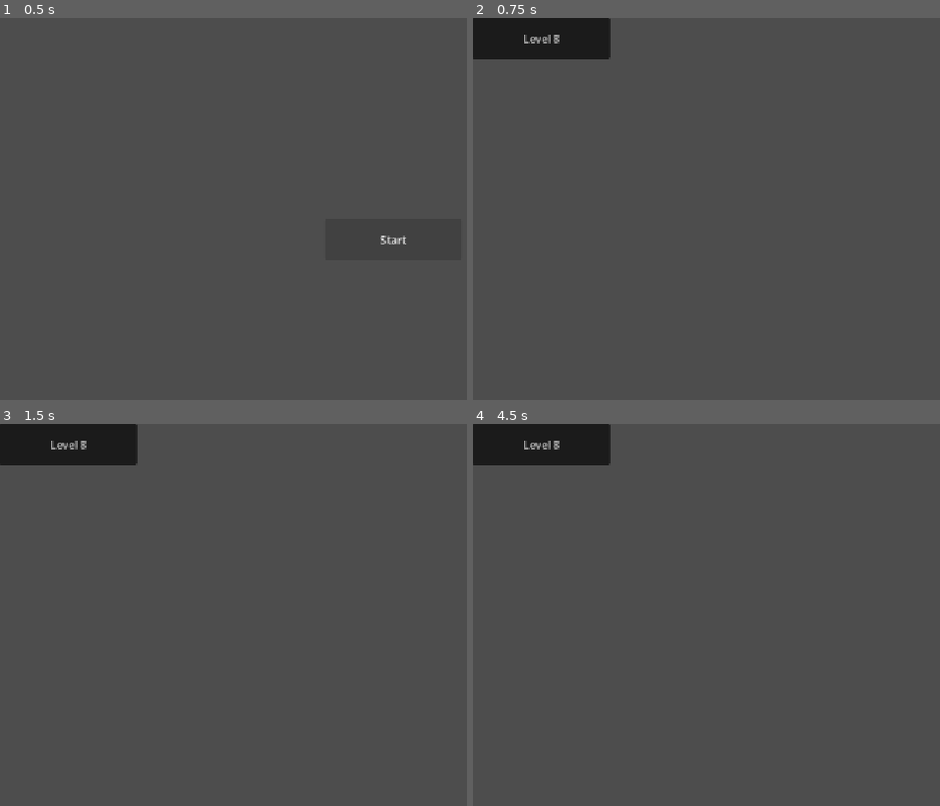
Above: before the commit, frames 1-4 (two rows, left to right).
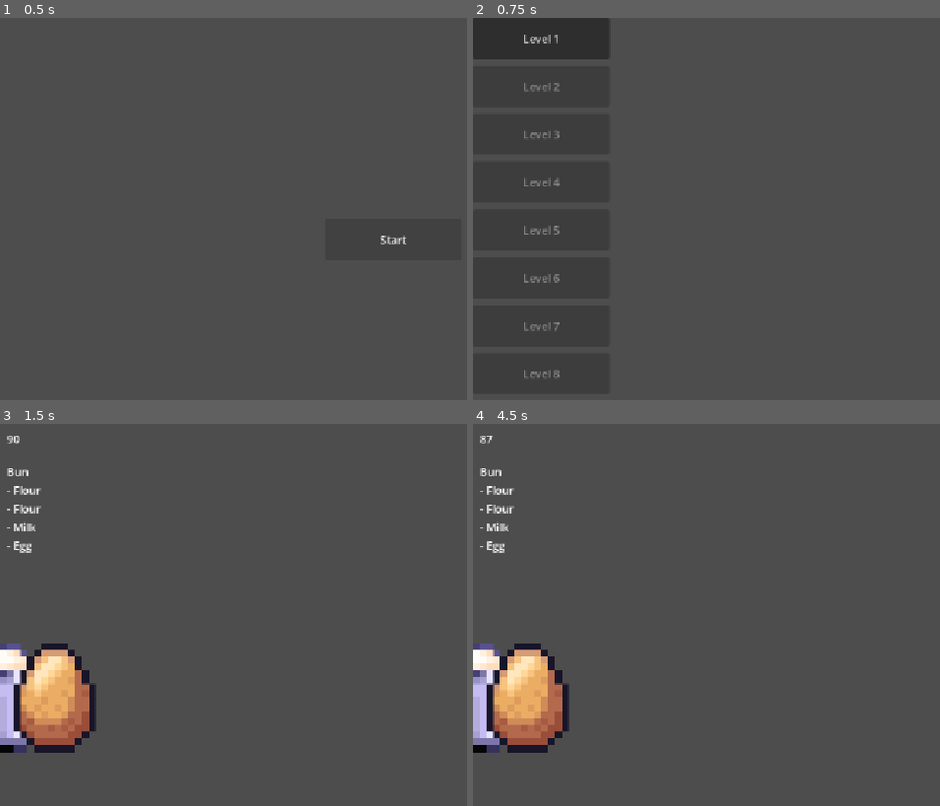
Above: after the commit, the same moments.

Repository: Krisha052/sweet-treat
Game: Godot game, scene res://scenes/main.tscn
The game is run twice, just before and just after one commit, with the same random seed, the same clock (stepped at 60 frames per second) and the same inputs.
Inputs (mouse positions are in pixels of both pictures, inside the frame that each line leads up to):
- Up to frame 1 (0.5 s): no input
- Up to frame 2 (0.75 s): click "Start" at 0.5 s
- Up to frame 3 (1.5 s): click "Level 1" at 1.25 s
- Up to frame 4 (4.5 s): click (543, 443) at 2 s, where only the run before the commit has a clickable "Level 1"; click (543, 443) at 2.75 s, where only the run before the commit has a clickable "Level 1"; tap Enter at 3.5 s; move the mouse to (outside the picture) at 3.52 s; click (outside the picture) at 3.67 s; tap Space at 4.25 s; move the mouse to (711, 668) at 4.27 s; click (711, 668) at 4.42 s

Frame 1 is identical in both runs. In frame 2, 0.4% of the frame differs, in the area x 0-30%, y 0-95%; in frame 3, 8.8%, in the area x 0-30%, y 0-87%; in frame 4, 8.8%.

Commit message:
Fix level_select layout: buttons were all stacked at (0,0)
Root cause: _populate() called add_child(btn) on the root Control node,
which has no automatic layout — every button landed at position (0, 0).
Only the topmost (Level 8, index 7) was interactive, and it was disabled
(SaveManager.is_level_unlocked(7) = false), so nothing happened on tap.

Fix:
- level_select.tscn: add VBoxContainer child (full-rect anchors so it
  fills the screen, alignment=CENTER so the button group is vertically
  centered, separation=10 for spacing between buttons).
- level_select.gd: add @onready _list = $VBoxContainer; change
  add_child(btn) to _list.add_child(btn).

Expected visual layout after fix:
- 8 buttons stacked vertically, centered on screen
- Each button stretches to screen width, min height 60px, 10px gap
- "Level 1" is enabled (normal appearance, tappable)
- "Level 2" through "Level 8" are disabled (grayed out, not tappable)
- Tapping Level 1 transitions to level_base.tscn and starts the level

Co-Authored-By: Claude Sonnet 4.6 <noreply@anthropic.com>

Diff:
--- a/scenes/ui/level_select.tscn
+++ b/scenes/ui/level_select.tscn
@@ -15,3 +15,9 @@
 script = ExtResource("1_lvls")
 level_configs = Array[LevelConfig]([ExtResource("2_lvls"), ExtResource("3_lvls"), ExtResource("4_lvls"), ExtResource("5_lvls"), ExtResource("6_lvls"), ExtResource("7_lvls"), ExtResource("8_lvls"), ExtResource("9_lvls")])
 level_button_scene = ExtResource("10_lvls")
+
+[node name="VBoxContainer" type="VBoxContainer" parent="."]
+anchor_right = 1.0
+anchor_bottom = 1.0
+alignment = 1
+theme_override_constants/separation = 10
--- a/scripts/ui/level_select.gd
+++ b/scripts/ui/level_select.gd
@@ -2,6 +2,8 @@
 
 @export var level_configs: Array[LevelConfig] = []
 @export var level_button_scene: PackedScene
+
+@onready var _list: VBoxContainer = $VBoxContainer
 
 func _ready() -> void:
 	_populate()
@@ -15,7 +17,7 @@
 		btn.text = "Level %d" % (i + 1)
 		btn.disabled = not SaveManager.is_level_unlocked(i)
 		btn.pressed.connect(_on_level_pressed.bind(config))
-		add_child(btn)
+		_list.add_child(btn)
 
 func _on_level_pressed(config: LevelConfig) -> void:
 	GameManager.pending_level_config = config
